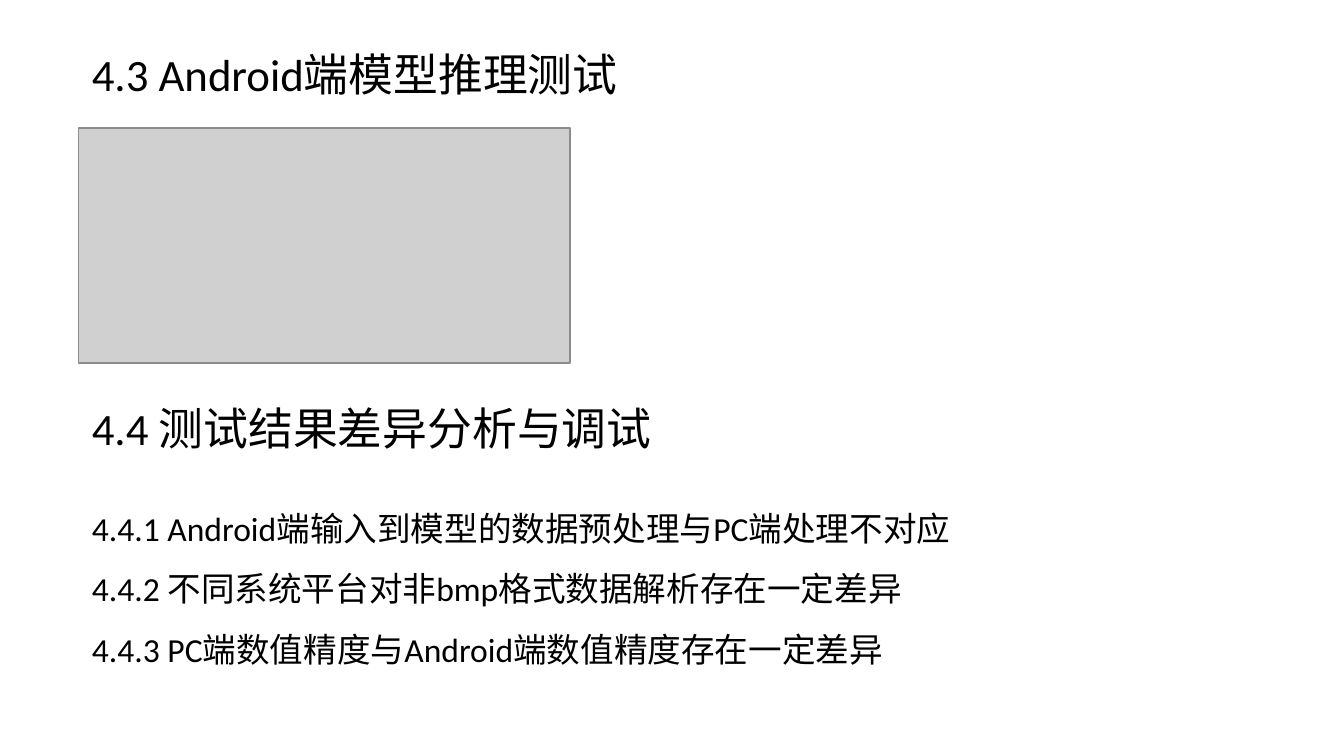
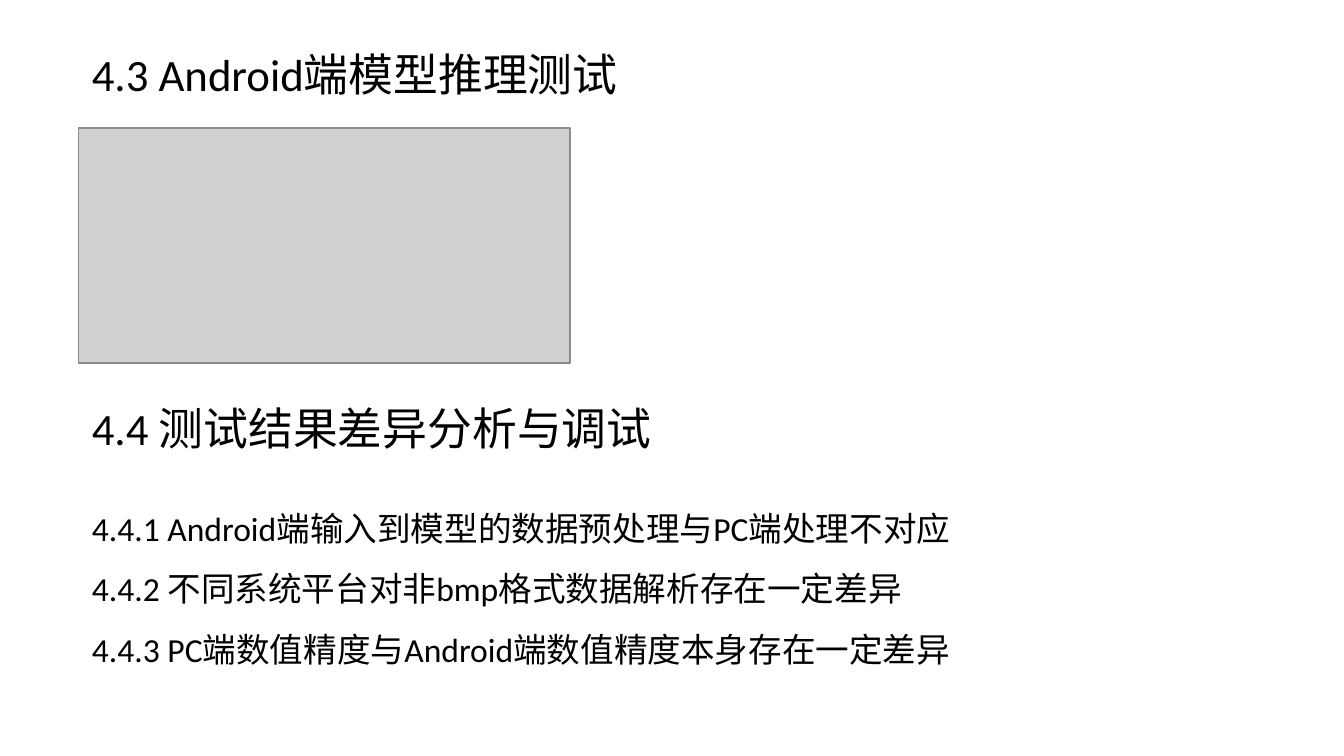
Before and after one commit to bestpower/HandwrittenDigitRecogDemo, a slide deck: slide 19 of docs/手写数字识别模型在Android端的部署_研发二部_王玉.pptx. Drawn at 1344x756 pixels with LibreOffice and Linux fonts; fonts in the diff are those of the drawing; grey boxes stand for pictures; background and template pictures are left out. Boxes give left, top, right and bottom in pixels: in the first picture for what was removed or moved away, otherwise in the second. Text is boxed around its words. In the diff, an @@ line names an element or a change of style, - is before the commit and + after.

```diff
--- a/docs/手写数字识别模型在Android端的部署_研发二部_王玉.pptx
+++ b/docs/手写数字识别模型在Android端的部署_研发二部_王玉.pptx
@@ text at (x1=92, y1=634, x2=950, y2=665): text changed @@
-4.4.3 PC端数值精度与Android端数值精度存在一定差异
+4.4.3 PC端数值精度与Android端数值精度本身存在一定差异
```
Also in this commit, not shown: 5 other slides changed.
